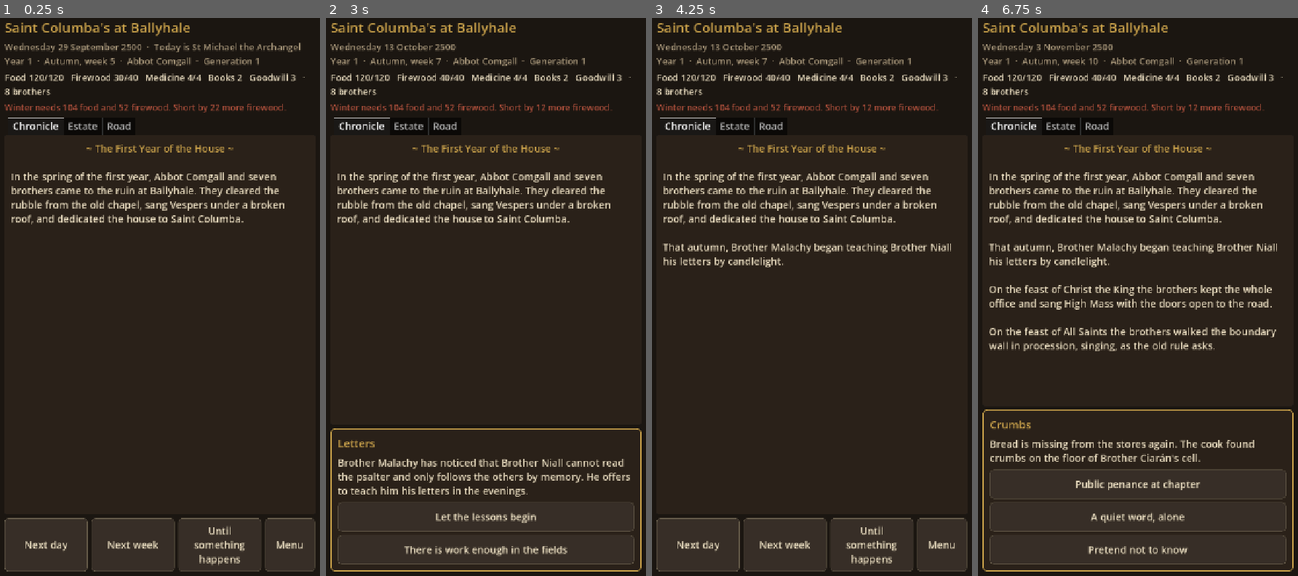
Above: before the commit, frames 1-4 (left to right).
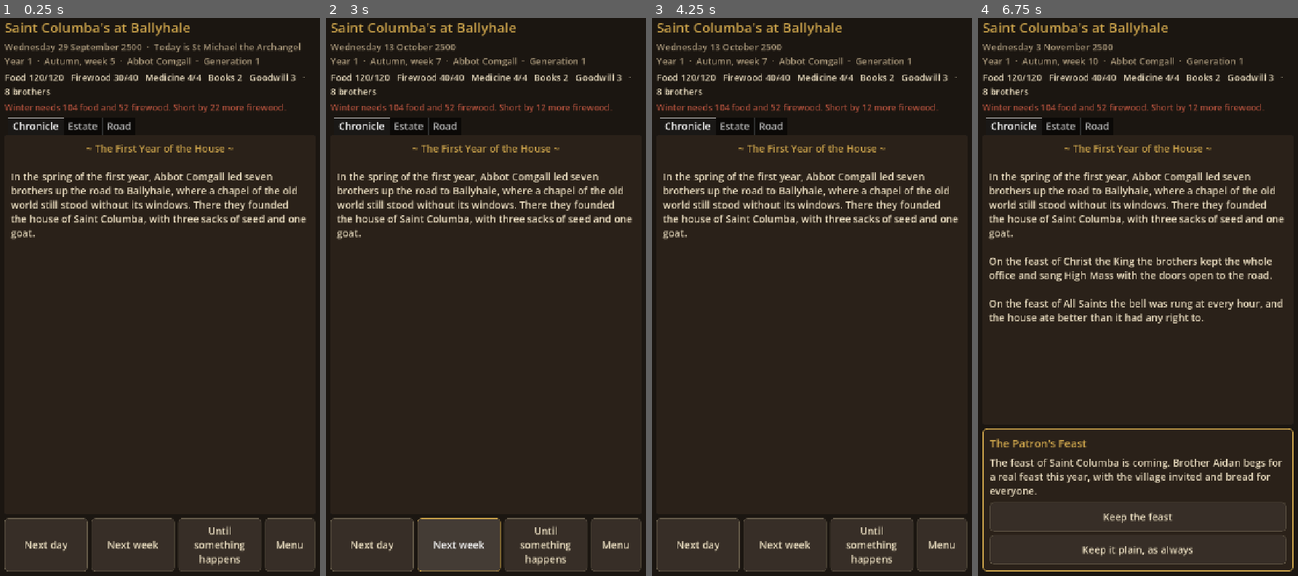
Above: after the commit, the same moments.

Repository: cavaleirobrancopensante/The-Annals
Game: Godot game, scene res://scenes/main.tscn
The game is run twice, just before and just after one commit, with the same random seed, the same clock (stepped at 60 frames per second) and the same inputs.
Inputs (mouse positions are in pixels of both pictures, inside the frame that each line leads up to):
- Up to frame 1 (0.25 s): no input
- Up to frame 2 (3 s): click "Next day" at 0.5 s; click "Next day" at 1.25 s; click "Next week" at 2 s; click "Next week" at 2.75 s
- Up to frame 3 (4.25 s): click (812, 514) at 3.5 s, where only the run before the commit has a clickable "Let the lessons begin"
- Up to frame 4 (6.75 s): click "Until something happens" at 4.25 s; click "Until something happens" at 5 s; click "Next day" at 5.75 s; click "Next week" at 6.5 s

The runs differ from the first frame. In frame 1, 2.4% of the frame differs, in the area x 3-96%, y 27-40%; in frame 2, 7.8%; in frame 3, 3.5%; in frame 4, 12%, in the area x 1-99%, y 27-97%.

Commit message:
Skills phase 1: eight stats, skills and the 2d6 check
Every brother now carries eight stats (1 to 3 at birth) and skill levels
(0 at birth, capped at 5). A check rolls 2d6 on the seeded Oracle and adds
the stat and skill. Data lives in data/skills/skills.json; logic in the
Skills autoload. Nothing in play uses the checks yet. Save version 7.

Co-Authored-By: Claude Haiku 5.5 <noreply@anthropic.com>
Claude-Session: https://claude.ai/code/session_01RGTv9gHFZVCefX9kd8APwz

Diff:
--- /dev/null
+++ b/data/skills/skills.json
@@ -0,0 +1,45 @@
+{
+	"_note": "Eight stats, each with three skills. Stats and skills are capped at 5. See docs/SKILLS.md.",
+	"stats": [
+		{"id": "might", "name": "Might", "skills": [
+			{"id": "melee", "name": "Melee"},
+			{"id": "labour", "name": "Labour"},
+			{"id": "holding_gate", "name": "Holding a gate"}
+		]},
+		{"id": "hand", "name": "Hand", "skills": [
+			{"id": "ranged", "name": "Ranged"},
+			{"id": "hunting", "name": "Hunting"},
+			{"id": "snaring", "name": "Snaring and tools"}
+		]},
+		{"id": "hardiness", "name": "Hardiness", "skills": [
+			{"id": "endurance", "name": "Endurance"},
+			{"id": "foraging", "name": "Foraging"},
+			{"id": "resisting_sickness", "name": "Resisting sickness"}
+		]},
+		{"id": "craft", "name": "Craft", "skills": [
+			{"id": "building", "name": "Building"},
+			{"id": "smithing", "name": "Smithing and carpentry"},
+			{"id": "cookery", "name": "Cookery and brewing"}
+		]},
+		{"id": "wit", "name": "Wit", "skills": [
+			{"id": "scribing", "name": "Scribing"},
+			{"id": "medicine", "name": "Medicine"},
+			{"id": "accounts", "name": "Accounts and trade"}
+		]},
+		{"id": "lore", "name": "Lore", "skills": [
+			{"id": "ruins_machines", "name": "Ruins and machines"},
+			{"id": "tracking", "name": "Tracking and navigation"},
+			{"id": "old_tongues", "name": "Old tongues"}
+		]},
+		{"id": "presence", "name": "Presence", "skills": [
+			{"id": "persuasion", "name": "Persuasion"},
+			{"id": "hospitality", "name": "Hospitality"},
+			{"id": "command", "name": "Command"}
+		]},
+		{"id": "faith", "name": "Faith", "skills": [
+			{"id": "devotion", "name": "Devotion"},
+			{"id": "warding", "name": "Warding"},
+			{"id": "counsel", "name": "Counsel"}
+		]}
+	]
+}
--- a/project.godot
+++ b/project.godot
@@ -20,6 +20,7 @@
 EventBus="*res://scripts/autoload/event_bus.gd"
 Oracle="*res://scripts/autoload/oracle.gd"
 Calendar="*res://scripts/autoload/calendar.gd"
+Skills="*res://scripts/autoload/skills.gd"
 WorldState="*res://scripts/autoload/world_state.gd"
 Road="*res://scripts/autoload/road.gd"
 Rule="*res://scripts/autoload/rule.gd"
--- a/scripts/autoload/save_system.gd
+++ b/scripts/autoload/save_system.gd
@@ -2,7 +2,7 @@
 ## Saves the whole house to user:// as JSON after every change.
 
 const PATH := "user://annals_save.json"
-const VERSION := 6
+const VERSION := 7
 
 ## Turned off by the headless simulation so tests never touch a real save.
 var enabled := true
--- /dev/null
+++ b/scripts/autoload/skills.gd
@@ -0,0 +1,99 @@
+extends Node
+## Eight stats, each with three skills. Every brother carries his stats and skill levels,
+## and every check is 2d6 + stat + skill against a difficulty. See docs/SKILLS.md.
+
+const DATA_PATH := "res://data/skills/skills.json"
+const MAX_LEVEL := 5
+## Stats a brother starts with; they are set by his origin, not his vocation.
+const START_STAT_MIN := 1
+const START_STAT_MAX := 3
+const EASY := 7
+const HARD := 10
+const VERY_HARD := 13
+
+var stat_ids: Array = []
+var stat_names := {}
+var skill_ids_by_stat := {}
+var skill_names := {}
+var stat_of_skill := {}
+
+
+func _ready() -> void:
+	var data = JSON.parse_string(FileAccess.get_file_as_string(DATA_PATH))
+	if not data is Dictionary:
+		push_error("Could not read %s" % DATA_PATH)
+		return
+	for s in data.get("stats", []):
+		var sid := str(s["id"])
+		stat_ids.append(sid)
+		stat_names[sid] = str(s["name"])
+		skill_ids_by_stat[sid] = []
+		for k in s["skills"]:
+			var kid := str(k["id"])
+			skill_ids_by_stat[sid].append(kid)
+			skill_names[kid] = str(k["name"])
+			stat_of_skill[kid] = sid
+
+
+# --- Brothers -----------------------------------------------------------
+
+## Gives a new brother his starting stats (1 to 3 each) and no skills yet.
+func init_monk(m: Dictionary) -> void:
+	var stats := {}
+	for sid in stat_ids:
+		stats[sid] = Oracle.range_int(START_STAT_MIN, START_STAT_MAX)
+	m["stats"] = stats
+	m["skills"] = {}
+
+
+## Makes a brother loaded from a save match the current shape: whole numbers, and stats present.
+func normalise(m: Dictionary) -> void:
+	if not m.has("stats"):
+		init_monk(m)
+	var stats := {}
+	for sid in stat_ids:
+		stats[sid] = int(m["stats"].get(sid, START_STAT_MIN))
+	m["stats"] = stats
+	var skills := {}
+	for kid in m.get("skills", {}):
+		skills[kid] = int(m["skills"][kid])
+	m["skills"] = skills
+
+
+func stat(m: Dictionary, sid: String) -> int:
+	return int(m.get("stats", {}).get(sid, 0))
+
+
+func level(m: Dictionary, kid: String) -> int:
+	return int(m.get("skills", {}).get(kid, 0))
+
+
+func set_level(m: Dictionary, kid: String, value: int) -> void:
+	if not m.has("skills"):
+		m["skills"] = {}
+	m["skills"][kid] = clampi(value, 0, MAX_LEVEL)
+
+
+func set_stat(m: Dictionary, sid: String, value: int) -> void:
+	if not m.has("stats"):
+		init_monk(m)
+	m["stats"][sid] = clampi(value, 1, MAX_LEVEL)
+
+
+# --- Checks -------------------------------------------------------------
+
+## Rolls 2d6 and adds the brother's stat and skill. A check with an empty skill id uses the stat alone.
+func check(m: Dictionary, stat_id: String, skill_id: String, difficulty: int) -> Dictionary:
+	var a := Oracle.range_int(1, 6)
+	var b := Oracle.range_int(1, 6)
+	var bonus := stat(m, stat_id) + level(m, skill_id)
+	var total := a + b + bonus
+	return {
+		"dice": [a, b],
+		"bonus": bonus,
+		"total": total,
+		"difficulty": difficulty,
+		"success": total >= difficulty,
+		"margin": total - difficulty,
+		"critical": a == b,
+	}
--- a/scripts/autoload/world_state.gd
+++ b/scripts/autoload/world_state.gd
@@ -197,6 +197,7 @@
 		"joined": year(),
 		"gen": generation,
 	}
+	Skills.init_monk(m)
 	next_monk_id += 1
 	monks.append(m)
 	return m
@@ -444,6 +445,7 @@
 				m[key] = int(m[key])
 		if not m.has("job"):
 			m["job"] = default_job_for(str(m.get("vocation", "")))
+		Skills.normalise(m)
 		monks.append(m)
 	tags = {}
 	for t in d.get("tags", {}):
--- /dev/null
+++ b/tests/skills_test.gd
@@ -0,0 +1,95 @@
+extends SceneTree
+## Checks the stats and skills: data shape, starting values, the 2d6 check and the caps.
+## godot --headless --path . --script res://tests/skills_test.gd
+
+var failures := 0
+var ran := false
+
+
+func _process(_delta: float) -> bool:
+	if ran:
+		return false
+	ran = true
+	var sk = root.get_node("Skills")
+	var oracle = root.get_node("Oracle")
+	oracle.start(7)
+
+	_expect("eight stats", sk.stat_ids.size(), 8)
+	_expect("three skills each", sk.skill_ids_by_stat["hand"].size(), 3)
+	_expect("ranged belongs to hand", sk.stat_of_skill["ranged"], "hand")
+	_expect("twenty-four skills in all", sk.skill_names.size(), 24)
+
+	var m := {}
+	sk.init_monk(m)
+	var starts_ok := true
+	for sid in sk.stat_ids:
+		var v: int = sk.stat(m, sid)
+		if v < 1 or v > 3:
+			starts_ok = false
+	_expect("starting stats are 1 to 3", starts_ok, true)
+	_expect("no skills at start", m["skills"].size(), 0)
+
+	sk.set_level(m, "ranged", 9)
+	_expect("skill level capped at 5", sk.level(m, "ranged"), 5)
+	sk.set_stat(m, "might", 9)
+	_expect("stat capped at 5", sk.stat(m, "might"), 5)
+
+	# The check: a fixed stat and skill, many rolls. Totals must stay within the 2d6 range.
+	var brother := {"stats": {"might": 2}, "skills": {"melee": 3}}
+	var lowest := 99
+	var highest := -99
+	var crits := 0
+	var wins := 0
+	var rolls := 2000
+	for i in rolls:
+		var r: Dictionary = sk.check(brother, "might", "melee", sk.EASY)
+		var dice: Array = r["dice"]
+		_check_dice(dice)
+		lowest = mini(lowest, r["total"])
+		highest = maxi(highest, r["total"])
+		if r["critical"]:
+			crits += 1
+		if r["success"]:
+			wins += 1
+		_check_result(r, sk)
+	_expect("bonus is stat plus skill", sk.check(brother, "might", "melee", 7)["bonus"], 5)
+	_expect("lowest total is 2d6 minimum plus bonus", lowest, 2 + 5)
+	_expect("highest total is 2d6 maximum plus bonus", highest, 12 + 5)
+	_expect("doubles come up about one in six", abs(float(crits) / rolls - 1.0 / 6.0) < 0.03, true)
+	_expect("an easy check is usually won", float(wins) / rolls > 0.9, true)
+
+	# Loading an old or loose brother: stats become whole numbers and fill in.
+	var loose := {"stats": {"might": 2.0}, "skills": {"melee": 3.0}}
+	sk.normalise(loose)
+	_expect("loaded stats are whole numbers", typeof(loose["stats"]["might"]), TYPE_INT)
+	_expect("missing stats filled in", loose["stats"].size(), 8)
+	_expect("loaded skills are whole numbers", typeof(loose["skills"]["melee"]), TYPE_INT)
+
+	print("Skills checks: %s" % ("all passed" if failures == 0 else "%d failed" % failures))
+	quit(failures)
+	return true
+
+
+func _check_dice(dice: Array) -> void:
+	for d in dice:
+		if d < 1 or d > 6:
+			_fail("die out of range: %s" % str(d))
+
+
+func _check_result(r: Dictionary, sk) -> void:
+	if r["success"] != (r["total"] >= r["difficulty"]):
+		_fail("success flag disagrees with total")
+	if r["margin"] != r["total"] - r["difficulty"]:
+		_fail("margin wrong")
+
+
+func _expect(label: String, got, want) -> void:
+	if got == want:
+		print("ok   %s" % label)
+	else:
+		_fail("%s: got %s, want %s" % [label, str(got), str(want)])
+
+
+func _fail(msg: String) -> void:
+	failures += 1
+	print("FAIL %s" % msg)
Not shown, added: scripts/autoload/skills.gd.uid
Not shown, added: tests/skills_test.gd.uid
Not shown, changed: docs/SKILLS.md
